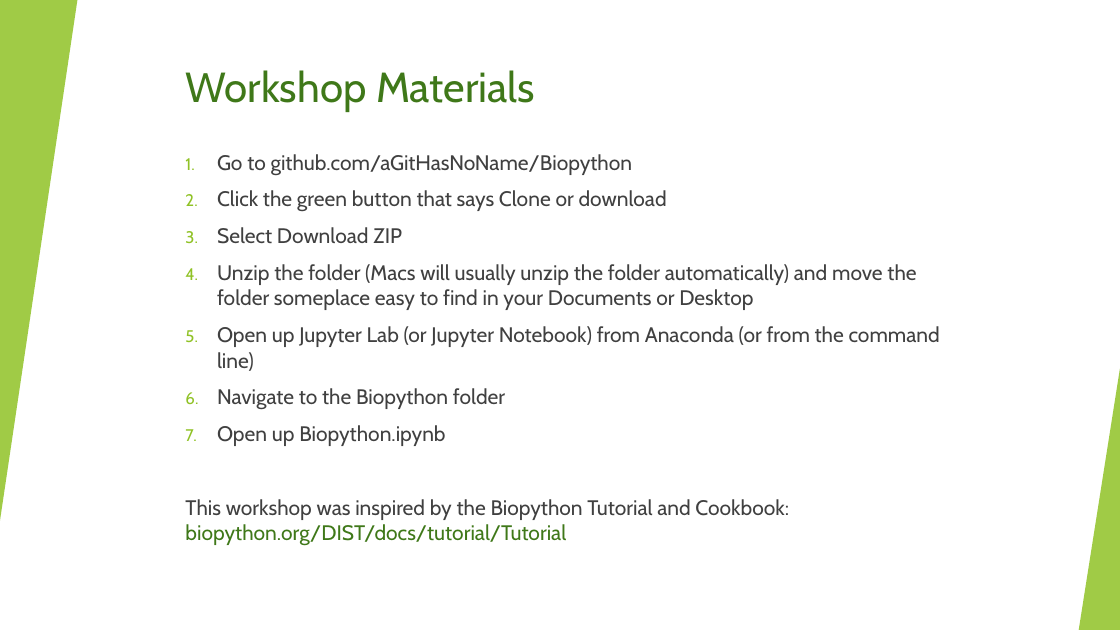
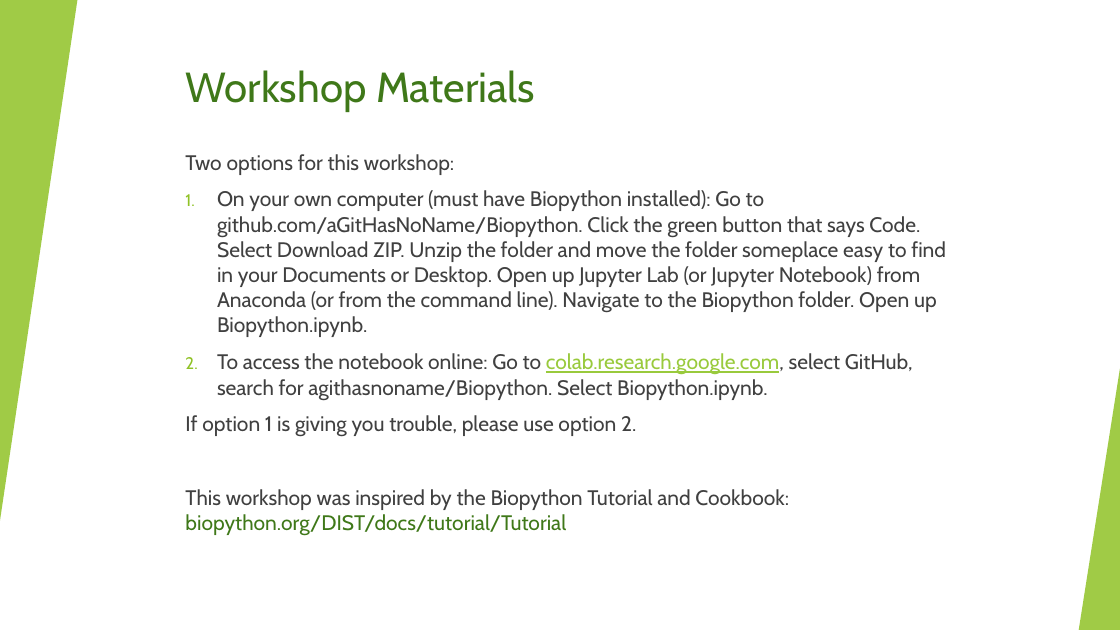
Before and after one commit to aGitHasNoName/Biopython, a slide deck: slide 6 of slides.pptx. Drawn at 1120x630 pixels with LibreOffice and Linux fonts; fonts in the diff are those of the drawing. Boxes give left, top, right and bottom in pixels: in the first picture for what was removed or moved away, otherwise in the second. Text is boxed around its words. In the diff, an @@ line names an element or a change of style, - is before the commit and + after.

```diff
--- a/slides.pptx
+++ b/slides.pptx
@@ text at [185,154,946,437]: text changed @@
-1. Go to github.com/aGitHasNoName/Biopython
-2. Click the green button that says Clone or download
-3. Select Download ZIP
-4. Unzip the folder (Macs will usually unzip the folder automatically) and move the folder someplace easy to find in your Documents or Desktop
-5. Open up Jupyter Lab (or Jupyter Notebook) from Anaconda (or from the command line)
-6. Navigate to the Biopython folder
-7. Open up Biopython.ipynb
+Two options for this workshop:
+1. On your own computer (must have Biopython installed): Go to github.com/aGitHasNoName/Biopython. Click the green button that says Code. Select Download ZIP. Unzip the folder and move the folder someplace easy to find in your Documents or Desktop. Open up Jupyter Lab (or Jupyter Notebook) from Anaconda (or from the command line). Navigate to the Biopython folder. Open up Biopython.ipynb.
+2. To access the notebook online: Go to colab.research.google.com, select GitHub, search for agithasnoname/Biopython. Select Biopython.ipynb.
+If option 1 is giving you trouble, please use option 2.
```
Also in this commit, not shown: 4 other slides changed, 1 slide added, 2 other files.
